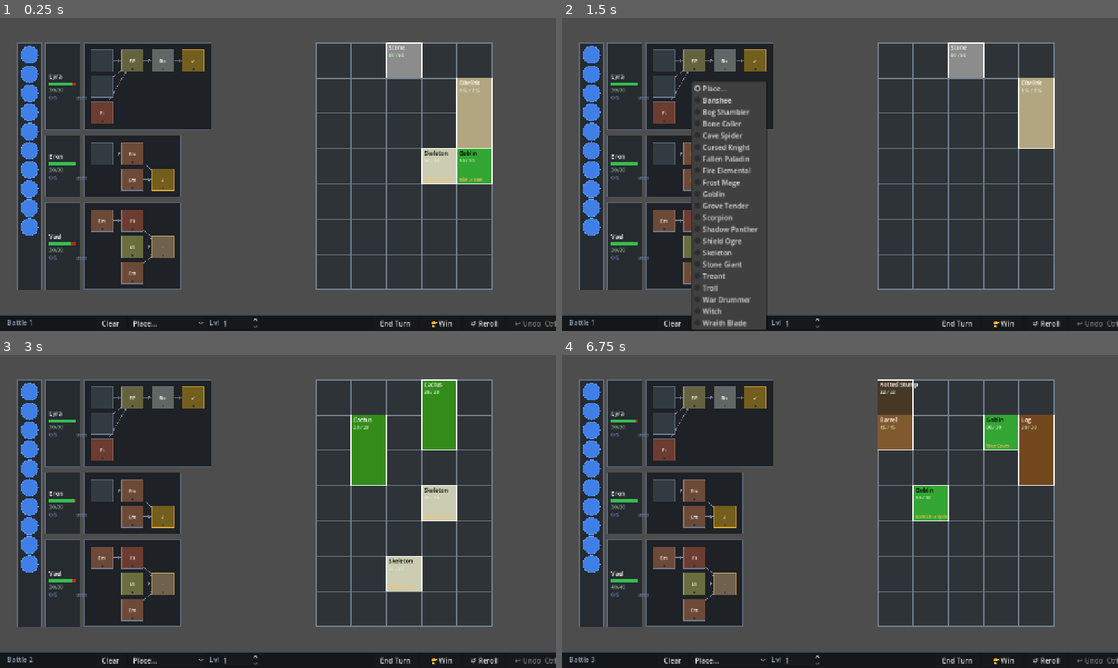
Above: before the commit, frames 1-4 (two rows, left to right).
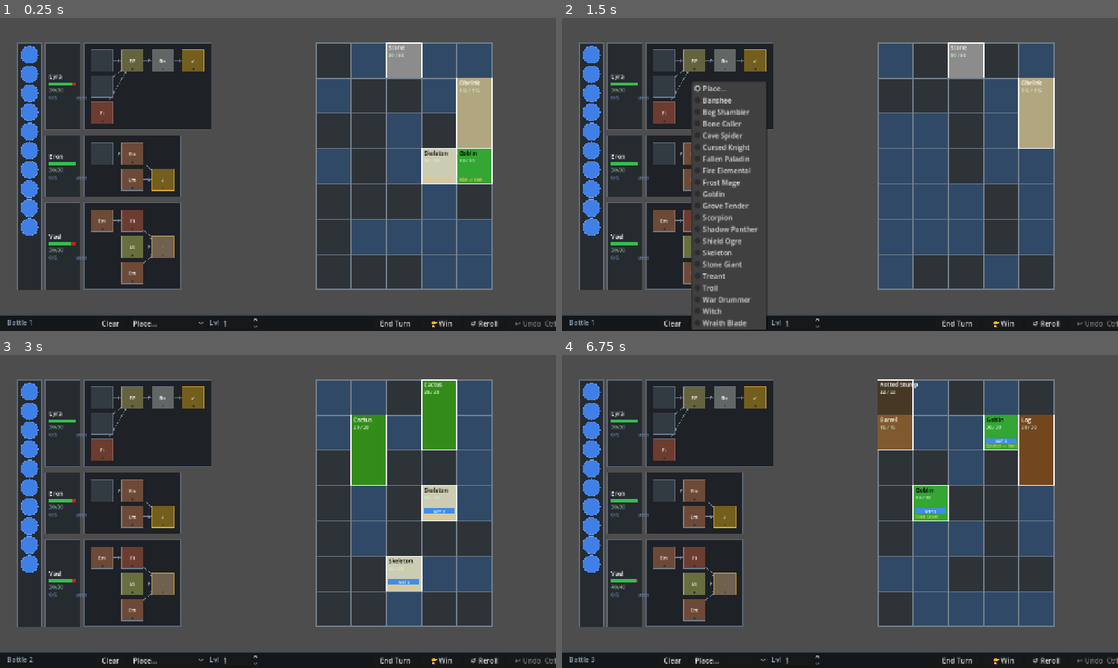
Above: after the commit, the same moments.

Repository: MoYapro/magic-monster-battle
Game: Godot game, scene res://scenes/battle/battle_scene.tscn
Two runs of this game, one before a commit and one after it. Both use one fixed random seed, a clock stepped at 60 frames per second and the inputs below. This scene is started directly instead of the project's main scene.
Inputs (mouse positions are in pixels of both pictures, inside the frame that each line leads up to):
- Up to frame 1 (0.25 s): no input
- Up to frame 2 (1.5 s): click "Clear" at 0.5 s; click "Place..." at 1.25 s
- Up to frame 3 (3 s): click "End Turn" at 2 s; click "Continue →" at 2.75 s
- Up to frame 4 (6.75 s): click "🏆 Win" at 3.5 s; click "Continue →" at 4.25 s; tap Enter at 5 s; move the mouse to (962, 495) at 5.02 s; tap Z at 5.1 s; click (962, 495) at 5.17 s; click "Confirm →" at 5.75 s; tap Space at 6.5 s; drag from (728, 527) to (812, 574) at 6.52 s

The runs differ from the first frame. In frame 1, 10% of the frame differs, in the area x 57-89%, y 8-87%; in frame 2, 13%; in frame 3, 8.9%; in frame 4, 10%.

Commit message:
wet plants heal

Diff:
--- a/scripts/battle/actions/action_end_turn.gd
+++ b/scripts/battle/actions/action_end_turn.gd
@@ -36,6 +36,9 @@
 		for t: MonsterTraitData in enemy.traits:
 			new_state = t.apply_end_of_round(new_state, setup, enemy.id) as BattleState
 
+	# Puddle cells apply wet(2) to any monster standing on them
+	setup.apply_puddle_wet(new_state)
+
 	# Status effects: poison, fire, wet
 	new_state.tick_poison()
 	new_state.tick_fire()
--- a/scripts/battle/battle_scene.gd
+++ b/scripts/battle/battle_scene.gd
@@ -456,7 +456,8 @@
 	enemy_grid.set_intents(state.monster_intents)
 	enemy_grid.set_armors(state.enemy_armor)
 	enemy_grid.set_blocks(state.enemy_block)
-	enemy_grid.set_statuses(state.enemy_poison, state.enemy_fire)
+	enemy_grid.set_statuses(state.enemy_poison, state.enemy_fire, state.enemy_wet)
+	enemy_grid.set_ground(state.ground)
 
 
 # --- targeting ---
@@ -642,11 +643,28 @@
 		_monster_tooltip_layer.visible = false
 
 
+func _get_ground_labels_for_enemy(enemy: EnemyData) -> Array[String]:
+	var idx := _setup.enemies.find(enemy)
+	if idx < 0:
+		return []
+	var grid_pos := _setup.get_enemy_pos(idx, _current_state)
+	var cells := EnemyGrid.get_cells_for_enemy(grid_pos, enemy.grid_size)
+	var puddles := cells.filter(
+		func(c: Vector2i) -> bool:
+			return _current_state.ground.get(c, GroundType.Type.SOIL) == GroundType.Type.PUDDLE)
+	var labels: Array[String] = []
+	if puddles.size() > 0:
+		labels.append("Puddle (%d cells) — Wet +%d/round" % [puddles.size(), puddles.size() * 2])
+	return labels
+
+
 func _show_monster_tooltip(enemy: EnemyData, pos: Vector2) -> void:
 	_monster_tooltip_name.text = enemy.display_name
 	_monster_tooltip_desc.text = enemy.description
 	_monster_tooltip_desc.visible = not enemy.description.is_empty()
-	_monster_tooltip_stats.text = "HP: %d / %d" % [enemy.current_hp, enemy.max_hp]
+	var stats_lines: Array[String] = ["HP: %d / %d" % [enemy.current_hp, enemy.max_hp]]
+	stats_lines.append_array(_get_ground_labels_for_enemy(enemy))
+	_monster_tooltip_stats.text = "\n".join(stats_lines)
 	if not enemy.traits.is_empty():
 		var labels: Array = enemy.traits.map(func(t: MonsterTraitData) -> String: return t.label)
 		_monster_tooltip_traits.text = "Traits: " + ", ".join(labels)
--- a/scripts/battle/battle_setup.gd
+++ b/scripts/battle/battle_setup.gd
@@ -40,7 +40,9 @@
 	_fill_obstacles(state)
 	_fill_monsters(state)
 	_copy_mages(state)
+	_fill_ground(state, rng)
 	state.mana = max_mana
+	apply_puddle_wet(state)
 	state.monster_intents = roll_intents(state, rng)
 	return state
 
@@ -53,6 +55,13 @@
 				state.enemy_armor[enemy.id] = (t as MonsterTraitArmor).armor_amount
 			elif t is MonsterTraitBlock:
 				state.enemy_block[enemy.id] = (t as MonsterTraitBlock).block_charges
+
+
+func _fill_ground(state: BattleState, rng: RandomNumberGenerator) -> void:
+	for row in EnemyGrid.ROWS:
+		for col in EnemyGrid.COLS:
+			var type := GroundType.Type.PUDDLE if rng.randf() < 0.5 else GroundType.Type.SOIL
+			state.ground[Vector2i(col, row)] = type
 
 
 func _fill_obstacles(state: BattleState) -> void:
@@ -150,6 +159,17 @@
 	return intents
 
 
+func apply_puddle_wet(state: BattleState) -> void:
+	for i in enemies.size():
+		var enemy := enemies[i]
+		if not state.enemy_hp.has(enemy.id):
+			continue
+		var pos := get_enemy_pos(i, state)
+		for cell in EnemyGrid.get_cells_for_enemy(pos, enemy.grid_size):
+			if state.ground.get(cell, GroundType.Type.SOIL) == GroundType.Type.PUDDLE:
+				state.enemy_wet[enemy.id] = (state.enemy_wet.get(enemy.id, 0) as int) + 2
+
+
 func spawn_enemy(enemy: EnemyData, pos: Vector2i) -> void:
 	for existing: EnemyData in enemies:
 		if existing.id == enemy.id:
--- a/scripts/battle/battle_state.gd
+++ b/scripts/battle/battle_state.gd
@@ -30,6 +30,7 @@
 var enemy_stunned: Dictionary = {}     # enemy_id -> turns remaining; skips attack
 var enemy_blind: Dictionary = {}       # enemy_id -> turns remaining; 50% miss / random target
 var cast_events: Array = []            # CastEvents from the most recent zap action
+var ground: Dictionary = {}           # Vector2i -> GroundType.Type
 
 
 func duplicate() -> BattleState:
--- a/scripts/battle/enemy_grid.gd
+++ b/scripts/battle/enemy_grid.gd
@@ -13,6 +13,8 @@
 const COLOR_TARGET_HOVER := Color(0.95, 0.18, 0.18)
 const COLOR_POISON := Color(0.50, 0.20, 0.65)
 const COLOR_FIRE   := Color(0.95, 0.42, 0.05)
+const COLOR_PUDDLE := Color(0.20, 0.45, 0.75, 0.35)
+const COLOR_WET    := Color(0.25, 0.55, 0.90)
 
 # cell position -> EnemyData (one entry per occupied cell)
 var _cells: Dictionary = {}
@@ -21,6 +23,7 @@
 var _obstacles: Array[ObstacleData] = []
 var _obstacle_positions: Array[Vector2i] = []
 var _obstacle_hp: Dictionary = {}
+var _ground: Dictionary = {}  # Vector2i -> GroundType.Type
 var _highlighted := false
 var _hovered_cells: Array[Vector2i] = []
 var _intents: Dictionary = {}
@@ -28,6 +31,7 @@
 var _blocks: Dictionary = {}
 var _poisons: Dictionary = {}
 var _fires: Dictionary = {}
+var _wets: Dictionary = {}
 
 
 func set_armors(armors: Dictionary) -> void:
@@ -40,9 +44,15 @@
 	queue_redraw()
 
 
-func set_statuses(poisons: Dictionary, fires: Dictionary) -> void:
+func set_statuses(poisons: Dictionary, fires: Dictionary, wets: Dictionary) -> void:
 	_poisons = poisons
 	_fires = fires
+	_wets = wets
+	queue_redraw()
+
+
+func set_ground(ground: Dictionary) -> void:
+	_ground = ground
 	queue_redraw()
 
 
@@ -166,6 +176,8 @@
 		for col in COLS:
 			var rect := Rect2(Vector2(col, row) * cell_size, cell_size)
 			draw_rect(rect, COLOR_CELL, true)
+			if _ground.get(Vector2i(col, row), GroundType.Type.SOIL) == GroundType.Type.PUDDLE:
+				draw_rect(rect, COLOR_PUDDLE, true)
 			draw_rect(rect, COLOR_BORDER, false)
 			if _hovered_cells.has(Vector2i(col, row)):
 				draw_rect(rect, COLOR_TARGET_HOVER, false, 3.0)
@@ -233,11 +245,12 @@
 					HORIZONTAL_ALIGNMENT_RIGHT, -1, 11, Color(0.5, 0.8, 1.0))
 		var has_poison: bool = _poisons.has(enemy.id) and _poisons[enemy.id] > 0
 		var has_fire: bool = _fires.has(enemy.id) and _fires[enemy.id] > 0
-		if has_poison or has_fire:
+		var has_wet: bool = _wets.has(enemy.id) and _wets[enemy.id] > 0
+		if has_poison or has_fire or has_wet:
 			var pill_h := 12.0
 			var pill_gap := 3.0
 			var pill_w := pixel_size.x - 10.0
-			var pill_count := int(has_poison) + int(has_fire)
+			var pill_count := int(has_poison) + int(has_fire) + int(has_wet)
 			var intent_reserve := 16.0 if _intents.has(enemy.id) else 4.0
 			var pills_bottom := pixel_size.y - intent_reserve
 			var pill_y := maxf(34.0, pills_bottom - pill_count * pill_h - (pill_count - 1) * pill_gap)
@@ -250,6 +263,11 @@
 				draw_rect(Rect2(pixel_pos + Vector2(5.0, pill_y), Vector2(pill_w, pill_h)), COLOR_FIRE, true)
 				draw_string(font, pixel_pos + Vector2(5.0, pill_y + 10.0),
 						"FIRE %d" % _fires[enemy.id], HORIZONTAL_ALIGNMENT_CENTER, pill_w, 9, Color.WHITE)
+				pill_y += pill_h + pill_gap
+			if has_wet:
+				draw_rect(Rect2(pixel_pos + Vector2(5.0, pill_y), Vector2(pill_w, pill_h)), COLOR_WET, true)
+				draw_string(font, pixel_pos + Vector2(5.0, pill_y + 10.0),
+						"WET %d" % _wets[enemy.id], HORIZONTAL_ALIGNMENT_CENTER, pill_w, 9, Color.WHITE)
 		if _intents.has(enemy.id):
 			var intent: Dictionary = _intents[enemy.id]
 			var action_name: String = intent.get("action_name", "")
--- /dev/null
+++ b/scripts/battle/ground_type.gd
@@ -0,0 +1,3 @@
+class_name GroundType
+
+enum Type { SOIL, PUDDLE }
--- a/scripts/battle/monster_traits/monster_trait_wet_healing.gd
+++ b/scripts/battle/monster_traits/monster_trait_wet_healing.gd
@@ -1,8 +1,11 @@
 class_name MonsterTraitWetHealing extends MonsterTraitData
 
+var amount: int
 
-func _init() -> void:
-	super("Wet Heal", 2)
+
+func _init(p_amount: int) -> void:
+	super("Wet Heal %d" % p_amount, 2)
+	amount = p_amount
 
 
 func apply_end_of_round(state: BattleState, setup: BattleSetup, enemy_id: String) -> BattleState:
@@ -13,5 +16,6 @@
 	var enemy := setup.get_enemy(enemy_id)
 	if enemy == null:
 		return new_state
-	new_state.enemy_hp[enemy_id] = mini(new_state.enemy_hp[enemy_id] + wet, enemy.max_hp)
+	new_state.enemy_hp[enemy_id] = mini(new_state.enemy_hp[enemy_id] + amount, enemy.max_hp)
+	new_state.enemy_wet[enemy_id] = ceili(wet / 2.0)
 	return new_state
--- a/scripts/battle/monsters/bog_shambler.gd
+++ b/scripts/battle/monsters/bog_shambler.gd
@@ -5,6 +5,7 @@
 	description = "A rotting swamp creature that entangles and slows enemies in thick mud."
 	main_role = MonsterRole.Type.CROWD_CONTROLLER
 	difficulty_rating = 26
+	traits = [MonsterTraitWetHealing.new(15)]
 	drop_pool = [SpellVenom.create(), SpellFrost.create()]
 	action_pool = [
 		MonsterActionAttack.new("Mudslap", 6),
--- a/scripts/battle/monsters/grove_tender.gd
+++ b/scripts/battle/monsters/grove_tender.gd
@@ -6,7 +6,7 @@
 	description = "A forest spirit that keeps its allies alive with restorative nature magic."
 	main_role = MonsterRole.Type.HEALER
 	difficulty_rating = 28
-	traits = [MonsterTraitRegen.new(5)]
+	traits = [MonsterTraitRegen.new(5), MonsterTraitWetHealing.new(10)]
 	drop_pool = [SpellAmplify.create(), SpellShield.create()]
 	action_pool = [
 		MonsterActionAttack.new("Root Lash", 5),
--- a/scripts/battle/monsters/treant.gd
+++ b/scripts/battle/monsters/treant.gd
@@ -6,7 +6,7 @@
 	main_role = MonsterRole.Type.TANK
 	off_role = MonsterRole.Type.SUSTAINER
 	difficulty_rating = 60
-	traits = [MonsterTraitRegen.new(10), MonsterTraitWetHealing.new()]
+	traits = [MonsterTraitRegen.new(10), MonsterTraitWetHealing.new(30)]
 	drop_pool = [SpellShield.create(), SpellVenom.create()]
 	action_pool = [
 		MonsterActionAttack.new("Bash", 19),
Not shown, added: scripts/battle/ground_type.gd.uid
